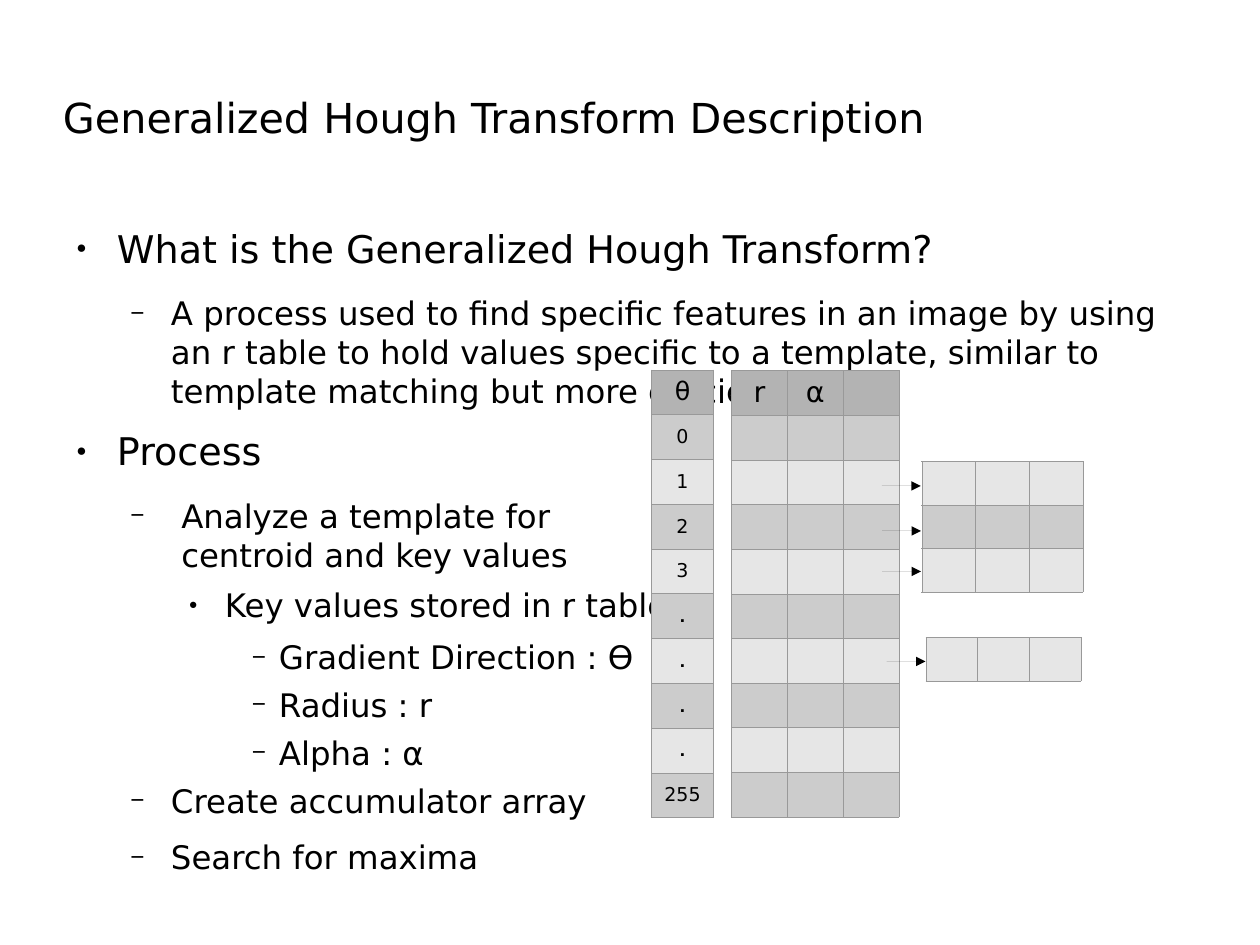
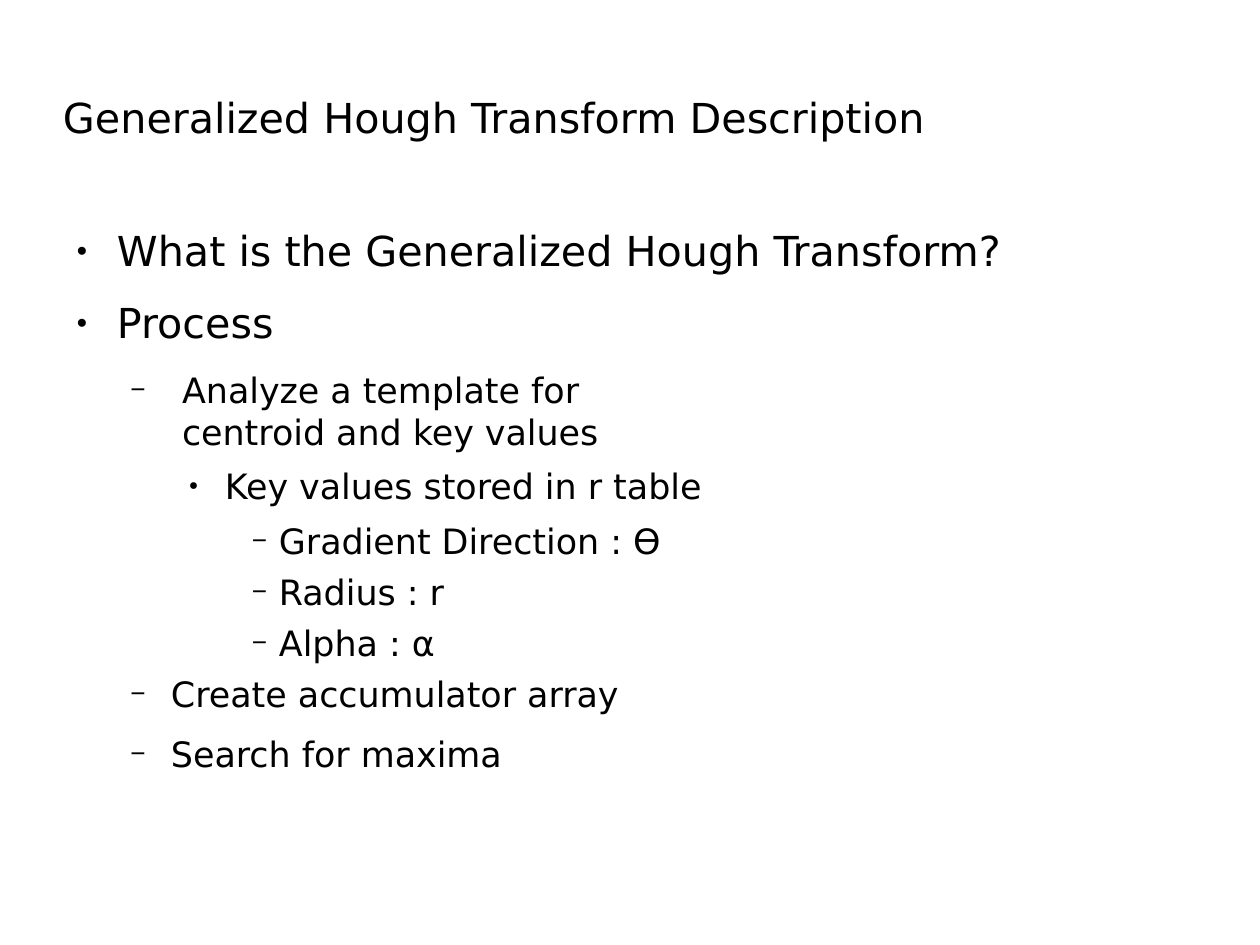
Before and after one commit to Luke-Meyer/dip_project, a slide deck: slide 11 of Presentation/License Plate Sequence Extraction.odp. Drawn at 1260x945 pixels with LibreOffice and Linux fonts; fonts in the diff are those of the drawing; background and template pictures are left out. Boxes give left, top, right and bottom in pixels: in the first picture for what was removed or moved away, otherwise in the second. Text is boxed around its words. In the diff, an @@ line names an element or a change of style, - is before the commit and + after.

```diff
--- a/Presentation/License Plate Sequence Extraction.odp
+++ b/Presentation/License Plate Sequence Extraction.odp
@@ text "What is the Generalized Hough ..." at [117,234,1001,768]: size 24.1 to 26 pt in "What is the Generalized Hough Transform?", "Process"; size 20.4 to 22 pt in "Analyze a template for", "centroid and key values", "Key values stored in r table", "Gradient Direction : ϴ" and 4 more places @@
@@ text at [171,300,1156,410]: paragraph removed @@
-  − A process used to find specific features in an image by using an r table to hold values specific to a template, similar to template matching but more efficient
@@ table removed at [652,369,713,818], 10 rows, 1 columns @@
-θ
-0
-1
-2
-3
-.
-.
-.
-.
-255
@@ table removed at [732,370,900,820], 10 rows, 3 columns @@
-r | α | 
- |  | 
- |  | 
- |  | 
- |  | 
- |  | 
- |  | 
- |  | 
- |  | 
- |  | 
@@ table removed at [922,462,1083,593], 3 rows, 3 columns @@
- |  | 
- |  | 
- |  | 
@@ arrow removed from (883, 486) to (922, 486) @@
@@ arrow removed from (883, 531) to (922, 531) @@
@@ arrow removed from (883, 572) to (922, 572) @@
@@ table removed at [926,638,1080,681], 1 rows, 3 columns @@
- |  | 
@@ arrow removed from (887, 662) to (926, 662) @@
```
Also in this commit, not shown: 9 other slides changed, 3 slides added, 2 slides removed, 1 other file.
